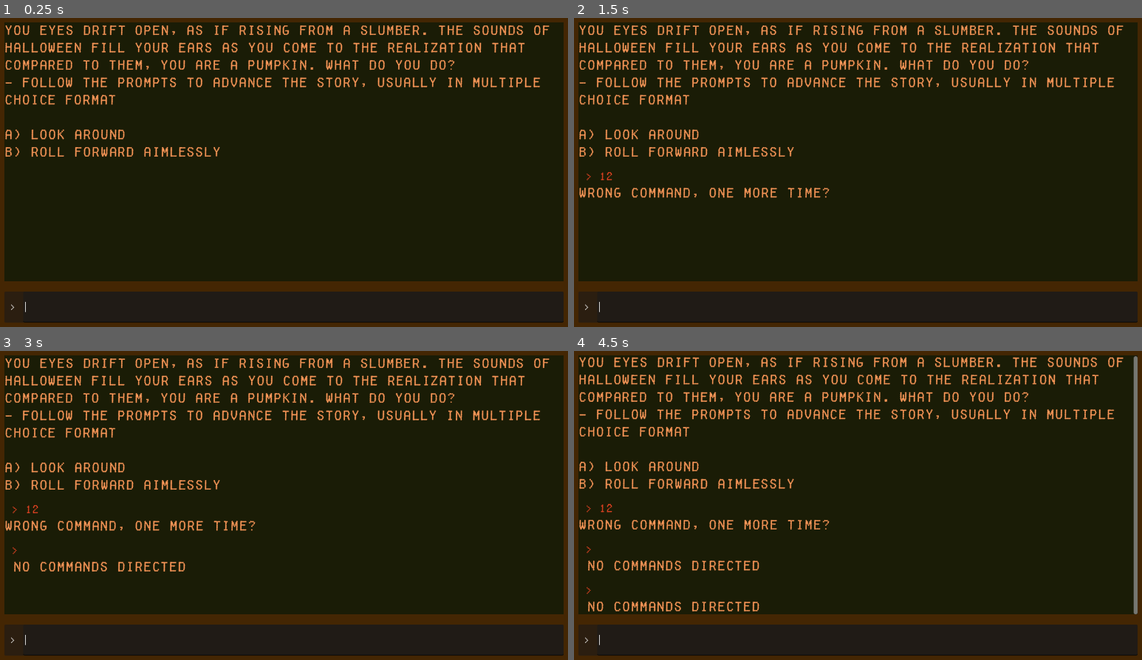
Above: before the commit, frames 1-4 (two rows, left to right).
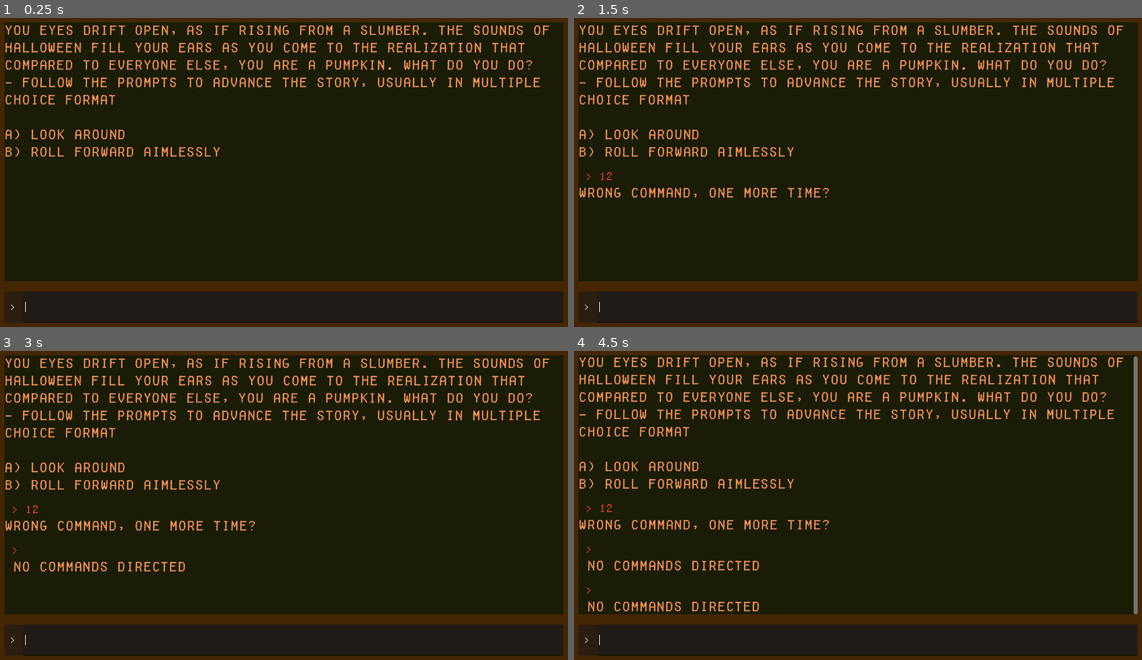
Above: after the commit, the same moments.

Repository: gkdjldgs/Pumpkins
Game: Godot game, scene res://scenes/main.tscn
Same seed, same stepped clock (60 frames per second), same inputs: the game is played once before the commit and once after it.
Inputs (mouse positions are in pixels of both pictures, inside the frame that each line leads up to):
- Up to frame 1 (0.25 s): no input
- Up to frame 2 (1.5 s): click (869, 308) at 0.52 s; type "12" at 0.6 s; tap Enter at 1.25 s; hold Right from 1.28 s (still down); tap Alt at 1.35 s
- Up to frame 3 (3 s): tap Space at 2 s; release Right at 2.03 s; hold Down 2.03-2.78 s; tap Shift at 2.1 s; tap Enter at 2.75 s; hold Right from 2.78 s (still down); tap Alt at 2.85 s
- Up to frame 4 (4.5 s): tap Space at 3.5 s; release Right at 3.53 s; hold Up 3.53-4.28 s; tap Shift at 3.6 s; tap Enter at 4.25 s; hold Left from 4.28 s (still down); tap Alt at 4.35 s

The runs differ from the first frame. In frame 1, 1.0% of the frame differs, in the area x 19-94%, y 13-17%; in frame 2, 1.0%; in frame 3, 1.0%; in frame 4, 1.0%.

Commit message:
PATHS
So im working on the paths I want to take for each options, right now I'm working on this one where you get hit by a car and go flying

Diff:
--- a/scenes/BASE.gd
+++ b/scenes/BASE.gd
@@ -14,7 +14,7 @@
 func _ready() -> void:
 	scrolls.connect('changed', handle_scroll_changed)
 	var starts = Moreresponse.instantiate()
-	starts.text = "You eyes drift open, as if rising from a slumber. The sounds of Halloween fill your ears as you come to the realization that compared to them, you are a pumpkin. What do you do?
+	starts.text = "You eyes drift open, as if rising from a slumber. The sounds of Halloween fill your ears as you come to the realization that compared to everyone else, you are a pumpkin. What do you do?
 	- Follow the prompts to advance the story, usually in multiple choice format
 
 	A) Look around
--- a/scenes/commands.gd
+++ b/scenes/commands.gd
@@ -32,5 +32,17 @@
 		A) Use the street
 		B) Roll on the sidewalk"
 
+	if first_word == 'a' and stage == 1:
+		stage = 2
+		return 'Unexpectedly you favour using the street over the perfectly good sidewalk
+		Expectedly you get hit by a car and a tiny little pumpkin goes flying into the sky.
+
+		"Who would have thought jayrolling was bad? You fly through the air but realize, you have to LAND!!!
+		Looking below you ponder your options and choose to land on:
+
+		A) An unwilling particpants random house
+		B) Stinky Garbage Dump(the stench reaches to the heavens)"
+		C) Who needs gravity? '
+
 func help() -> String:
 	return "You can use: go [direction], help"
